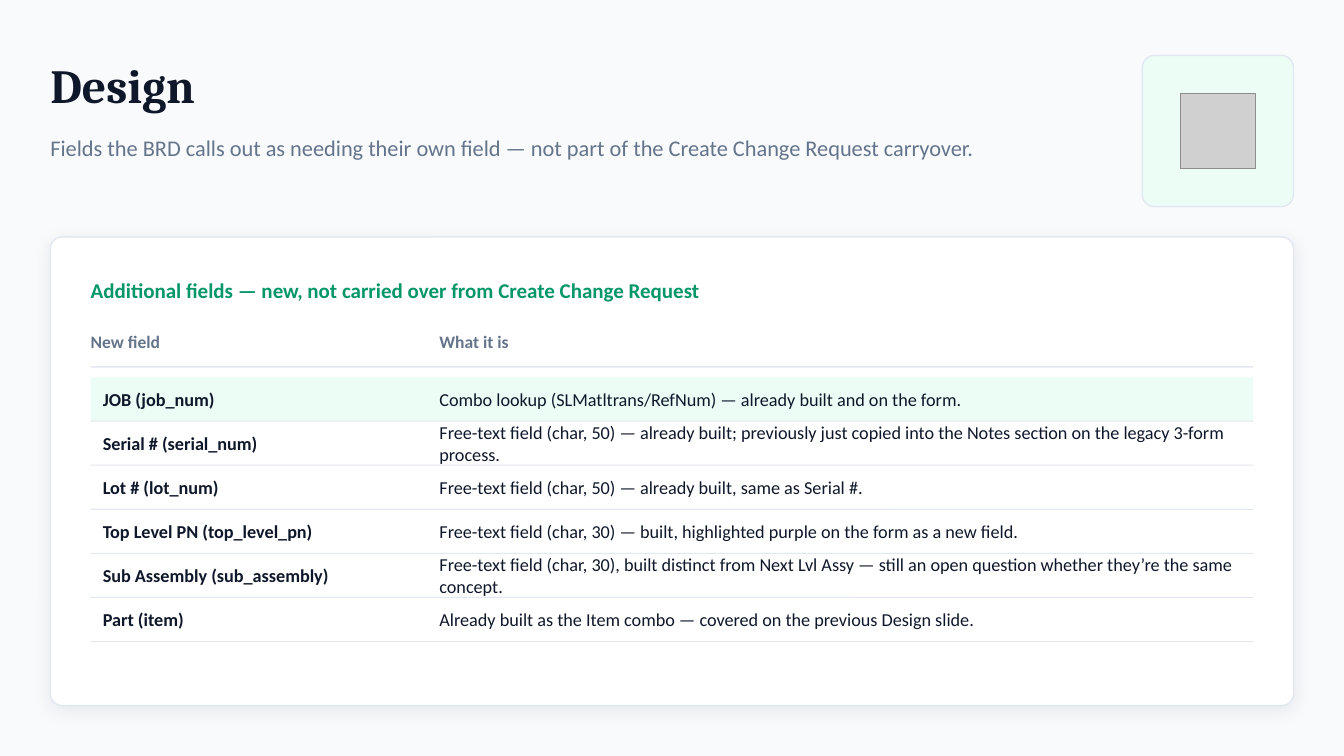
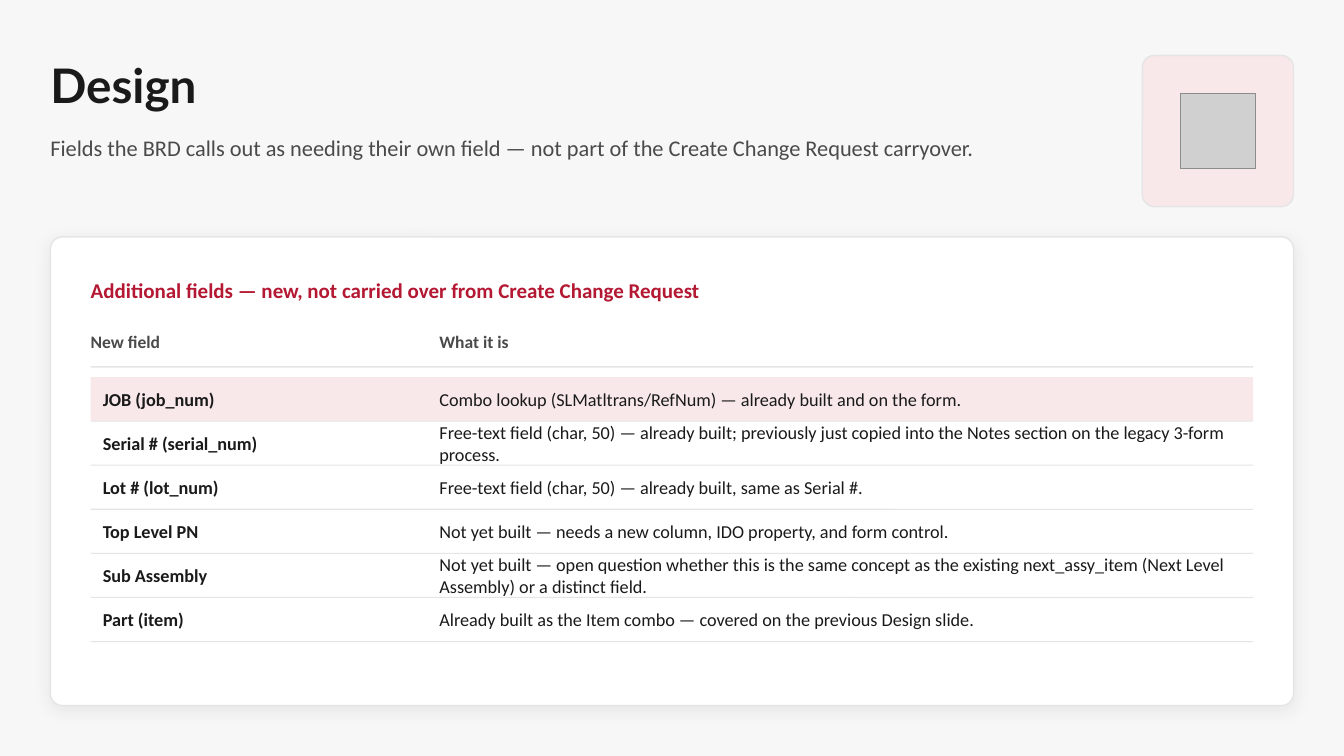
Before and after one commit to Enflite/eCMRs, a slide deck: slide 7 of docs/presentations/eCMRs_plan.pptx. Drawn at 1344x756 pixels with LibreOffice and Linux fonts; fonts in the diff are those of the drawing; grey boxes stand for pictures. Boxes give left, top, right and bottom in pixels: in the first picture for what was removed or moved away, otherwise in the second. Text is boxed around its words. In the diff, an @@ line names an element or a change of style, - is before the commit and + after.

```diff
--- a/docs/presentations/eCMRs_plan.pptx
+++ b/docs/presentations/eCMRs_plan.pptx
@@ background #F8FAFC to #F7F7F7 @@
@@ text "Design" at <box>50,67,196,112</box>: font Cambria to Lato, text colour #0F172A to #1A1A1A @@
@@ rounded rectangle at <box>1142,55,1294,207</box>: fill #ECFDF5 to #F8E8EA; outline #E2E8F0 1 pt to #E5E5E5 1 pt @@
@@ rounded rectangle at <box>50,237,1294,706</box>: outline #E2E8F0 1 pt to #E5E5E5 1 pt; shadow changed @@
@@ text "Additional fields — new, not ..." at <box>91,283,700,302</box>: text colour #059669 to #B41832 @@
@@ text colour #64748B to #4A4A4A in 3 elements at <box>50,140,973,160</box>, <box>91,335,160,348</box>, <box>439,335,508,348</box> @@
@@ rectangle at <box>91,377,1253,421</box>: fill #ECFDF5 to #F8E8EA @@
@@ line (91, 421) - (1253, 421): stroke #E2E8F0 0.75 pt to #E5E5E5 0.75 pt @@
@@ text at <box>103,525,199,541</box>: text changed; text colour #0F172A to #1A1A1A @@
-Top Level PN (top_level_pn)
+Top Level PN
@@ text at <box>439,525,949,541</box>: text changed; text colour #0F172A to #1A1A1A @@
-Free-text field (char, 30) — built, highlighted purple on the form as a new field.
+Not yet built — needs a new column, IDO property, and form control.
@@ text at <box>103,569,207,585</box>: text changed; text colour #0F172A to #1A1A1A @@
-Sub Assembly (sub_assembly)
+Sub Assembly
@@ text at <box>439,558,1224,596</box>: text changed; text colour #0F172A to #1A1A1A @@
-Free-text field (char, 30), built distinct from Next Lvl Assy — still an open question whether they’re the same concept.
+Not yet built — open question whether this is the same concept as the existing next_assy_item (Next Level Assembly) or a distinct field.
@@ line (91, 598) - (1253, 598): stroke #E2E8F0 0.75 pt to #E5E5E5 0.75 pt @@
@@ text colour #0F172A to #1A1A1A in 8 elements at <box>103,392,214,409</box>, <box>439,393,961,409</box>, <box>103,436,257,453</box>, <box>439,426,1224,464</box>, <box>103,480,218,497</box>, <box>439,481,845,497</box>, <box>103,612,184,629</box>, <box>439,613,974,629</box> @@
```
Also in this commit, not shown: 12 other slides changed.
